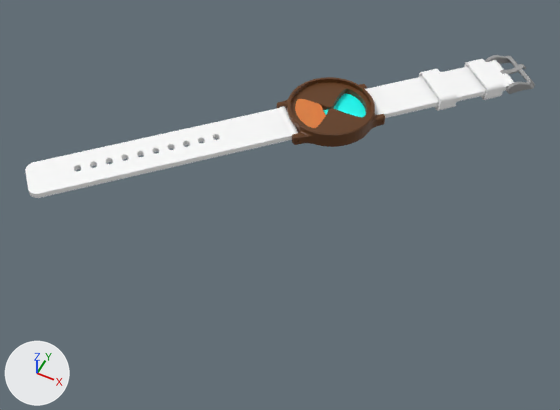
A saved change to the glTF model public/models/watces.glb.
Both versions are drawn from a 50 mm lens placed at (2.0, -6.25, 4.99), pointed at (-0.19, -1.87, -0.48). Arrows for +X, +Y and +Z are at lower left; the lights stay in place. Vertices at the same position are counted once.

In view in the first picture: 'watches_2nd_assy - HW_01-1'.
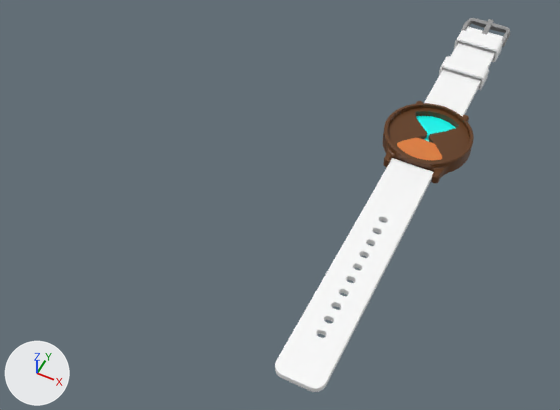
The change, as a diff of the scene's bpy script:
```diff
--- a/public/models/watces.glb.py
+++ b/public/models/watces.glb.py
@@ me_watches_2nd_assy___hw_01_1 @@
 # used by ob_watches_2nd_assy___hw_01_1; location = (1.179, 0.746, 0.0); rotation_euler = (1.571, 0.0, -0.785), in degrees (90, 0, -45); scale = (0.02, 0.02, 0.02)
-me_watches_2nd_assy___hw_01_1.from_pydata(...)  # 18424 vertices, 36999 faces; spans x 0.0..41.0, y 0.0..10.0, z 3.0..249.0
+me_watches_2nd_assy___hw_01_1.from_pydata(...)  # 18369 vertices, 36999 faces; spans x 0.0..1.0, y -4.0..1.0, z 0.0
+# me_watches_2nd_assy___hw_01_1 part 1: the loose piece of 2546 vertices spanning x 11.0..31.0, y 2.0..6.0, z 127.0..249.0 is turned 90 degrees about the x axis through its middle and scaled by 0.02, then moved by (-20.0, -7.0, -188.0)
+# me_watches_2nd_assy___hw_01_1 part 2: the loose piece of 1908 vertices spanning x 11.0..31.0, y 2.0..6.0, z 14.0..89.0 is turned 90 degrees about the x axis through its middle and scaled by 0.02, then moved by (-20.0, -4.0, -52.0)
+# me_watches_2nd_assy___hw_01_1 part 3: the loose piece of 166 vertices spanning x 9.0..32.0, y 0.0..8.0, z 23.0..32.0 is turned 90 degrees about the x axis through the mesh origin and scaled by 0.02
+# me_watches_2nd_assy___hw_01_1 part 4: the loose piece of 166 vertices spanning x 9.0..32.0, y 0.0..8.0, z 48.0..57.0 is turned 90 degrees about the x axis through its middle and scaled by 0.02, then moved by (-20.0, -4.0, -52.0)
+# me_watches_2nd_assy___hw_01_1 part 5: the loose piece of 3202 vertices spanning x 19.0..22.0, y 2.0..7.0, z 4.0..18.0 is scaled about the mesh origin by (0.02, 0.0491, -0.00355)
+# me_watches_2nd_assy___hw_01_1 part 6: the loose piece of 5760 vertices spanning x 9.0..33.0, y 0.0..7.0, z 3.0..20.0 is scaled about its middle by (0.02, -0.02, 0.00283), then moved by (-20.0, -3.0, -11.0)
+# me_watches_2nd_assy___hw_01_1 part 7: a new loose piece of 4621 vertices spanning x 0.0..1.0, y -1.0..0.0, z 0.0, in mat_material_003 (picture img_watches)
+# me_watches_2nd_assy___hw_01_1 part 8: the loose piece of 4676 vertices spanning x 0.0..41.0, y 2.0..10.0, z 85.0..131.0 is deleted
 me_watches_2nd_assy___hw_01_1.materials.append(mat_material_003)
@@ ob_watches_2nd_assy___hw_01_1 @@
 ob_watches_2nd_assy___hw_01_1 = bpy.data.objects.new('watches_2nd_assy - HW_01-1', me_watches_2nd_assy___hw_01_1)
-ob_watches_2nd_assy___hw_01_1.location = (1.179, 0.746, 0.0)
-ob_watches_2nd_assy___hw_01_1.rotation_euler = (1.571, 0.0, -0.785)  # degrees (90, 0, -45)
-ob_watches_2nd_assy___hw_01_1.scale = (0.02, 0.02, 0.02)
+ob_watches_2nd_assy___hw_01_1.location = (0.0, 0.0, 0.0)
```

Where the change shows, as pixel boxes (x1, y1, x2, y2) in the pictures (560 x 410 px; the box of a moved part takes in the faces that stretch with it):
'watches_2nd_assy - HW_01-1', reshaped, moved, turned, rescaled
    before: (25, 55, 535, 198)
    after: (275, 18, 510, 392)
part 1 of me_watches_2nd_assy___hw_01_1, moved or reshaped
    before: (25, 106, 298, 198)
    after: (275, 158, 434, 392)
part 2 of me_watches_2nd_assy___hw_01_1, moved or reshaped
    before: (364, 60, 514, 118)
    after: (424, 27, 503, 117)
part 3 of me_watches_2nd_assy___hw_01_1, moved or reshaped
    before: (464, 59, 504, 100)
    after: (439, 56, 489, 90)
part 4 of me_watches_2nd_assy___hw_01_1, moved or reshaped
    before: (419, 69, 457, 111)
    after: (454, 30, 503, 62)
part 5 of me_watches_2nd_assy___hw_01_1, moved or reshaped
    before: (500, 64, 526, 75)
    after: (482, 19, 494, 35)
part 6 of me_watches_2nd_assy___hw_01_1, moved or reshaped
    before: (485, 55, 535, 94)
    after: (461, 18, 510, 47)
part 7 of me_watches_2nd_assy___hw_01_1, added (brown)
    after: (383, 101, 474, 183)
part 8 of me_watches_2nd_assy___hw_01_1, deleted (brown)
    before: (277, 77, 385, 147)
